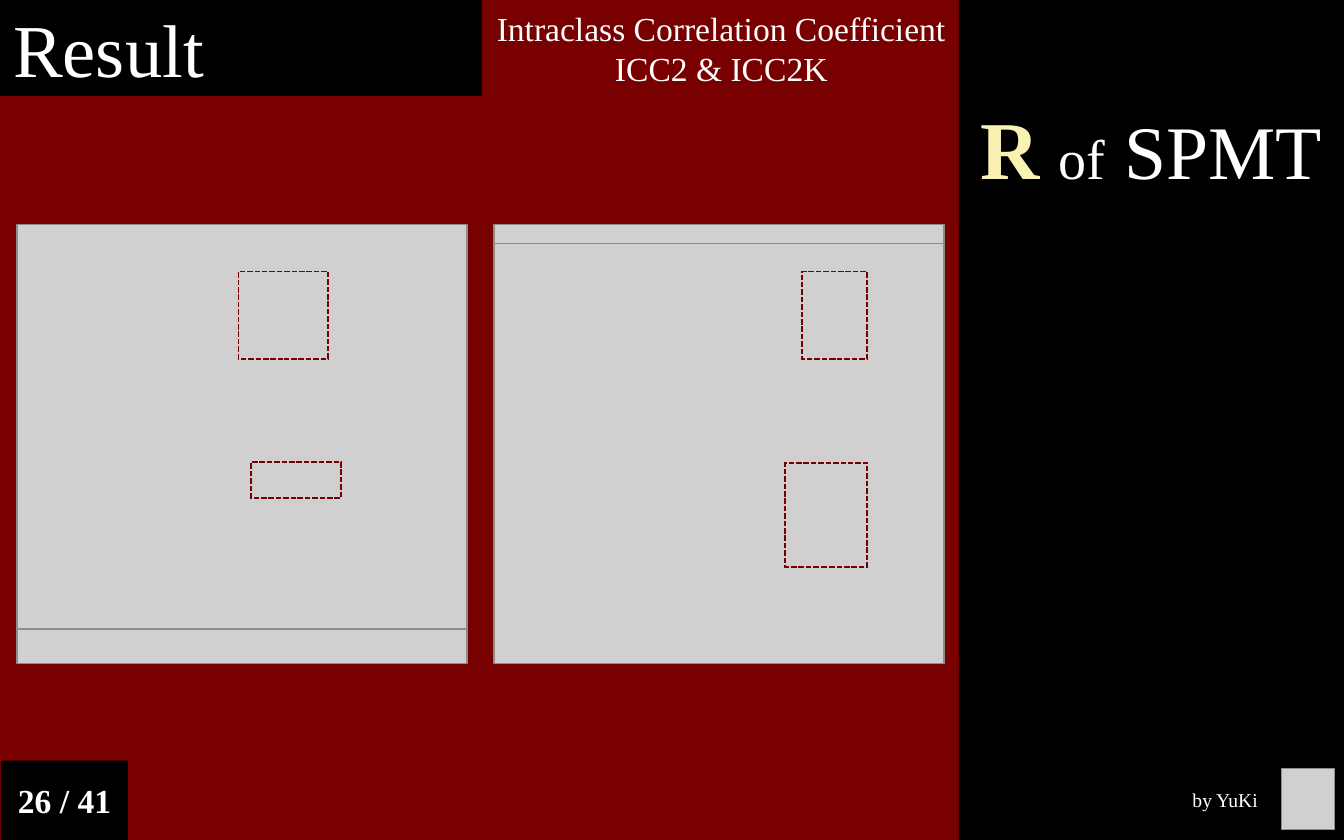
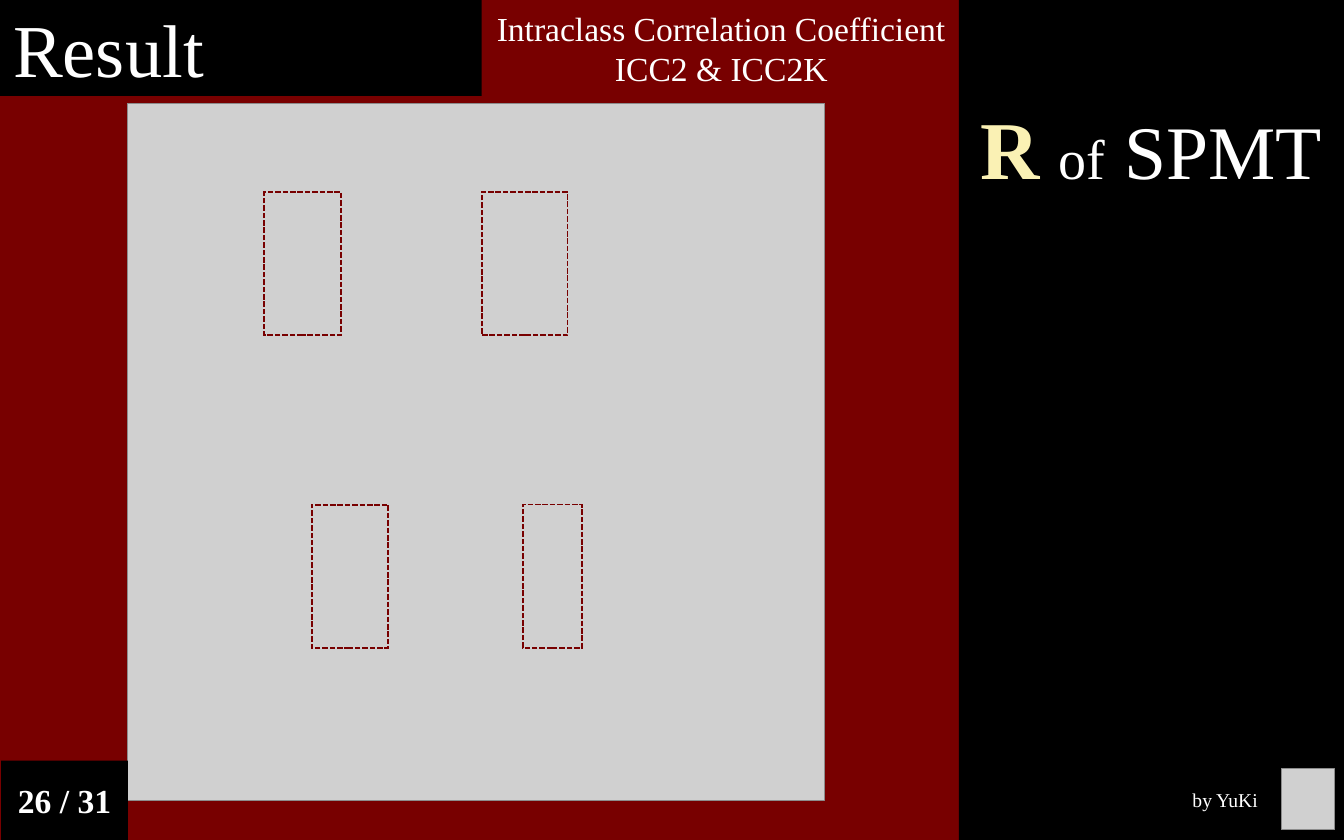
Before and after one commit to Chuan-Peng-Lab/ReliabilitySPE, a slide deck: slide 28 of 6_Reports/6_2_Phase_2/End_Semester_Report.pptx. Drawn at 1344x840 pixels with LibreOffice and Linux fonts; fonts in the diff are those of the drawing; grey boxes stand for pictures. Boxes give left, top, right and bottom in pixels: in the first picture for what was removed or moved away, otherwise in the second. Text is boxed around its words. In the diff, an @@ line names an element or a change of style, - is before the commit and + after.

Commit message:
Update ppt

```diff
--- a/6_Reports/6_2_Phase_2/End_Semester_Report.pptx
+++ b/6_Reports/6_2_Phase_2/End_Semester_Report.pptx
@@ picture added at [128, 103, 825, 801] @@
@@ rectangle: place and size @@
-rectangle at [238, 271, 328, 359]
+rectangle at [265, 192, 341, 336]
@@ rectangle: place and size @@
-rectangle at [785, 462, 867, 566]
+rectangle at [481, 192, 567, 336]
@@ picture removed at [17, 224, 468, 629] @@
@@ picture removed at [495, 224, 945, 243] @@
@@ picture removed at [495, 243, 945, 664] @@
@@ rectangle removed at [802, 271, 867, 359] @@
@@ rectangle: place and size @@
-rectangle at [251, 462, 341, 499]
+rectangle at [312, 504, 388, 648]
@@ rectangle added at [523, 504, 582, 648], outline #780000 1 pt dashed @@
@@ picture removed at [17, 629, 468, 663] @@
@@ text in rectangle at [18, 790, 112, 814]: text changed @@
-26 / 41
+26 / 31
```
Also in this commit, not shown: 33 other slides changed, 8 slides removed, 2 other files.
